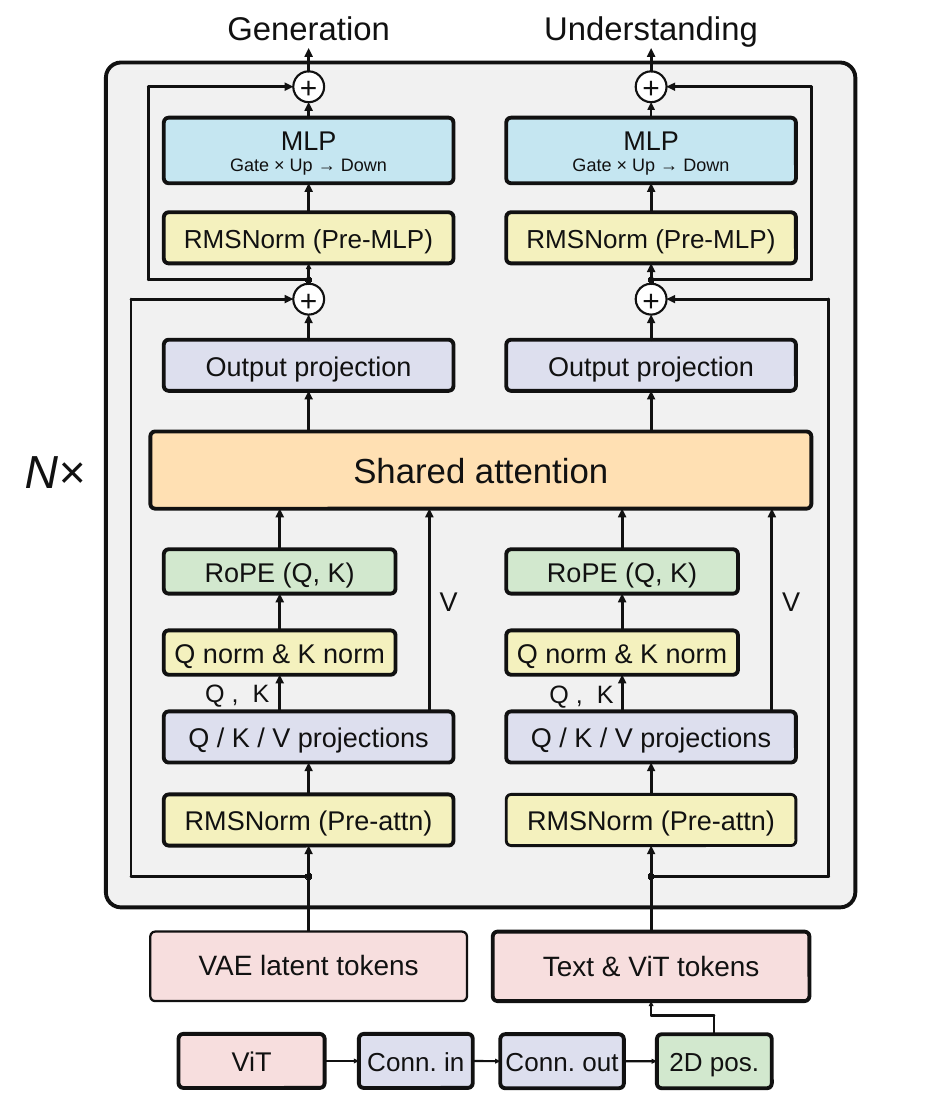
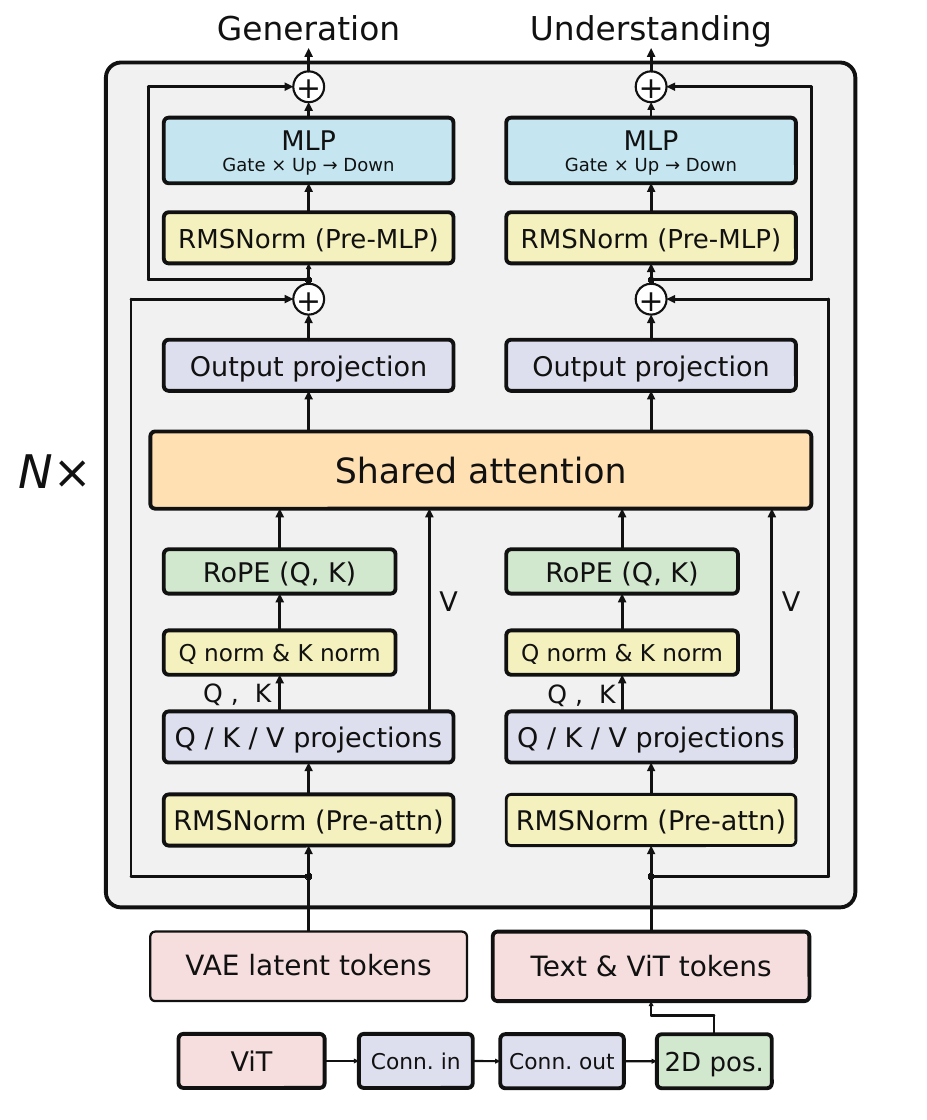
Before and after one commit to omni-taskonomy/omni-taskonomy.github.io, a slide deck: slide 1 of content/source-artifacts/bagel-architecture-author-edited.pptx. Drawn at 927x1120 pixels with LibreOffice and Linux fonts; fonts in the diff are those of the drawing. Boxes give left, top, right and bottom in pixels: in the first picture for what was removed or moved away, otherwise in the second. Text is boxed around its words. In the diff, an @@ line names an element or a change of style, - is before the commit and + after.

```diff
--- a/content/source-artifacts/bagel-architecture-author-edited.pptx
+++ b/content/source-artifacts/bagel-architecture-author-edited.pptx
@@ font Arial to DejaVu Sans in 29 elements at (x1=217, y1=15, x2=400, y2=41), (x1=530, y1=15, x2=772, y2=47), (x1=18, y1=454, x2=91, y2=488), (x1=150, y1=431, x2=811, y2=508), (x1=164, y1=794, x2=453, y2=845), (x1=164, y1=712, x2=453, y2=763), (x1=164, y1=550, x2=396, y2=594), (x1=164, y1=340, x2=453, y2=391), (x1=164, y1=212, x2=453, y2=263), (x1=281, y1=130, x2=336, y2=150), (x1=222, y1=157, x2=394, y2=175), (x1=203, y1=683, x2=271, y2=706), (x1=439, y1=591, x2=457, y2=611), (x1=185, y1=953, x2=432, y2=976), (x1=506, y1=794, x2=795, y2=845), (x1=506, y1=712, x2=795, y2=763), (x1=506, y1=550, x2=738, y2=594), (x1=506, y1=340, x2=795, y2=391), (x1=506, y1=212, x2=795, y2=263), (x1=624, y1=130, x2=679, y2=150), (x1=565, y1=157, x2=737, y2=175), (x1=547, y1=684, x2=615, y2=707), (x1=531, y1=954, x2=772, y2=977), (x1=179, y1=1034, x2=325, y2=1087), (x1=657, y1=1035, x2=772, y2=1088), (x1=293, y1=284, x2=324, y2=314), (x1=293, y1=71, x2=324, y2=102), (x1=636, y1=284, x2=667, y2=314), (x1=636, y1=71, x2=667, y2=102) @@
@@ rounded rectangle "Q norm & K norm" at (x1=164, y1=630, x2=396, y2=675): size 21 to 18 pt, font Arial to DejaVu Sans @@
@@ rounded rectangle "Q norm & K norm" at (x1=506, y1=630, x2=738, y2=675): size 21 to 18 pt, font Arial to DejaVu Sans @@
@@ rounded rectangle "Conn. in" at (x1=359, y1=1034, x2=473, y2=1087): size 20.2 to 16.9 pt, font Arial to DejaVu Sans @@
@@ rounded rectangle "Conn. out" at (x1=501, y1=1035, x2=624, y2=1088): size 20.2 to 16.9 pt, font Arial to DejaVu Sans @@
```
Also in this commit, not shown: 6 other files.
